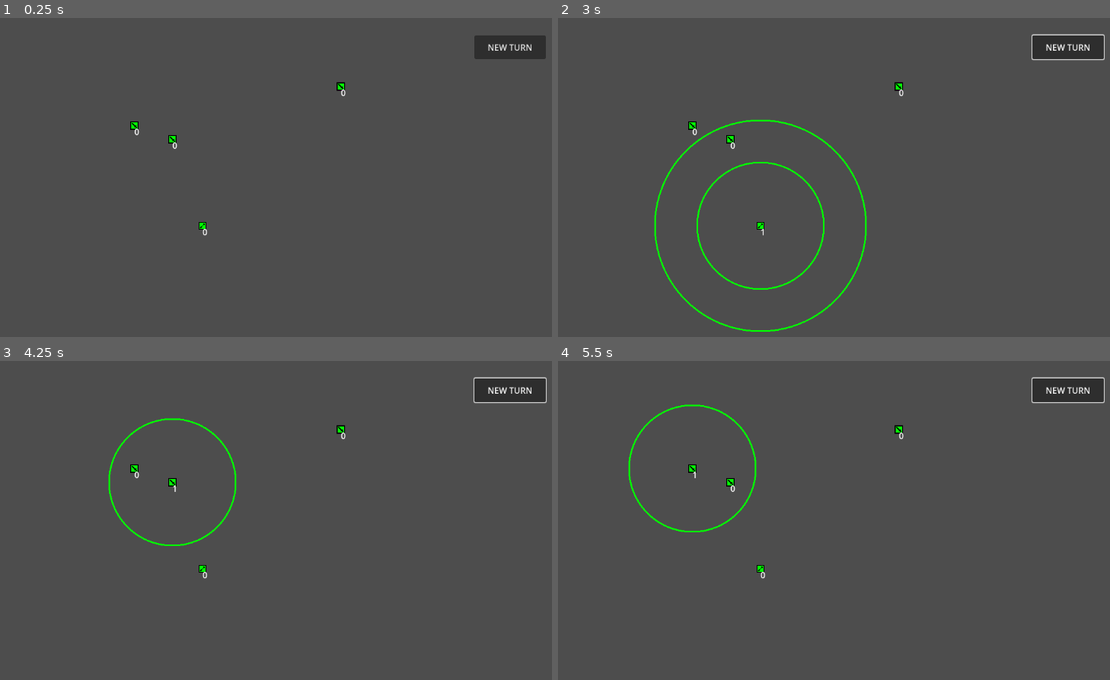
Above: before the commit, frames 1-4 (two rows, left to right).
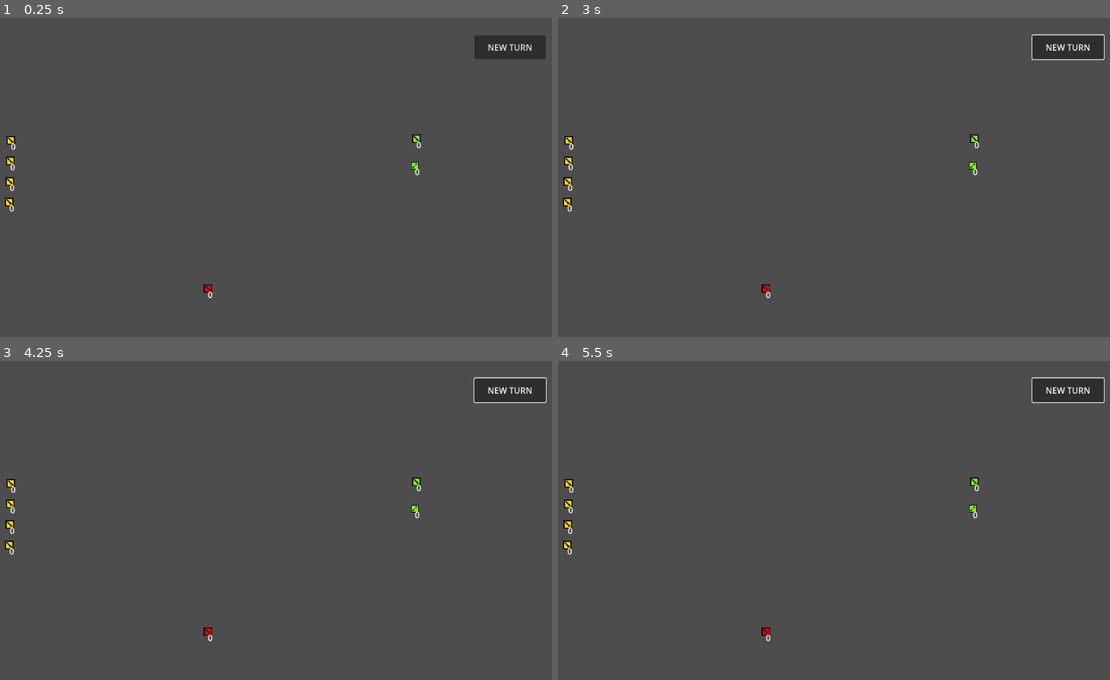
Above: after the commit, the same moments.

Repository: LegionsTheGame/Godot_turnBased
Game: Godot game, scene res://MainScene/scene_main.tscn
Same seed, same stepped clock (60 frames per second), same inputs: the game is played once before the commit and once after it.
Inputs (mouse positions are in pixels of both pictures, inside the frame that each line leads up to):
- Up to frame 1 (0.25 s): no input
- Up to frame 2 (3 s): click "NEW TURN" at 0.5 s; click "NEW TURN" at 1.25 s; click "NEW TURN" at 2 s; tap Enter at 2.75 s; move the mouse to (762, 225) at 2.77 s; press the mouse at (762, 225) at 2.78 s
- Up to frame 3 (4.25 s): tap Space at 3.5 s; move the mouse to (171, 482) at 3.52 s; release the mouse at (171, 482) at 3.53 s; click (171, 482) at 3.6 s
- Up to frame 4 (5.5 s): tap Enter at 4.25 s; move the mouse to (900, 427) at 4.27 s; press the mouse at (900, 427) at 4.28 s; tap Space at 5 s; move the mouse to (690, 469) at 5.02 s; release the mouse at (690, 469) at 5.03 s; click (690, 469) at 5.1 s

The runs differ from the first frame. In frame 1, 0.5% of the frame differs, in the area x 0-77%, y 20-88%; in frame 2, 1.7%, in the area x 0-77%, y 20-99%; in frame 3, 1.0%; in frame 4, 1.0%.

Commit message:
...

Diff:
--- a/LegionsTurnBased42_2/ArcherScene/script_archer.gd
+++ b/LegionsTurnBased42_2/ArcherScene/script_archer.gd
@@ -4,6 +4,7 @@
 var SHOOTING = 6
 
 func _ready():
+	super._ready()
 	$MoveArea/ShootingArea.team_number = team_number
 	$MoveArea/ShootingArea.signalEnemyTargetSelected.connect(recivedSignalEnemyTargetSelected)
 
--- a/LegionsTurnBased42_2/ArmyScene/script_army.gd
+++ b/LegionsTurnBased42_2/ArmyScene/script_army.gd
@@ -14,15 +14,24 @@
 signal signalSelected(army)
 signal signalDone(army)
 
+func _ready():
+	if team_number == 0:
+		$ArmySprite.self_modulate = Color.CHARTREUSE
+	if team_number == 1:
+		$ArmySprite.self_modulate = Color.GOLD
+	if team_number == 2:
+		$ArmySprite.self_modulate = Color.RED
+	pass
+
 
 func _process(delta):
 	var L = (destination - global_position)
 
 	if state == READY:
-		$MoveArea.visible	= false
+		$MoveArea.visible = false
 
 	if state == SELECTED:
-		$MoveArea.visible	= true
+		$MoveArea.visible = true
 		if L.length() > 5 :
 			state = MOVEING
 
@@ -57,10 +66,13 @@
 	pass
 
 func _on_area_entered(area):
-	if area is Army:
+	if area is Army and area.team_number != team_number:
 		global_position -= 3*velocity
 		$AnimationPlayer.play("explotion")
 		if area.is_moveing(): area.set_fighting()
+	if area is Army and area.team_number == team_number and velocity != Vector2.ZERO:
+		global_position -= 3*velocity
+		state = DONE_SIGNAL
 	pass
 
 func _on_animation_player_animation_finished(anim_name):
--- a/LegionsTurnBased42_2/MainScene/scene_main.tscn
+++ b/LegionsTurnBased42_2/MainScene/scene_main.tscn
@@ -12,17 +12,29 @@
 [node name="Armies" type="Node2D" parent="."]
 
 [node name="ArcherScene" parent="Armies" instance=ExtResource("3_fg2sj")]
-position = Vector2(-106, 80)
+position = Vector2(296, -34)
 
-[node name="SceneArmy3" parent="Armies" instance=ExtResource("2_2m1ud")]
-position = Vector2(-163, -84)
+[node name="SceneArmy2_2" parent="Armies" instance=ExtResource("2_2m1ud")]
+position = Vector2(299, -85)
+
+[node name="SceneArmy2_1" parent="Armies" instance=ExtResource("2_2m1ud")]
+position = Vector2(-96, 199)
 team_number = 2
 
-[node name="SceneArmy2" parent="Armies" instance=ExtResource("2_2m1ud")]
-position = Vector2(156, -184)
+[node name="SceneArmy1_4" parent="Armies" instance=ExtResource("2_2m1ud")]
+position = Vector2(-471, -4)
+team_number = 1
 
-[node name="SceneArmy1" parent="Armies" instance=ExtResource("2_2m1ud")]
-position = Vector2(-235, -110)
+[node name="SceneArmy1_3" parent="Armies" instance=ExtResource("2_2m1ud")]
+position = Vector2(-472, 35)
+team_number = 1
+
+[node name="SceneArmy1_2" parent="Armies" instance=ExtResource("2_2m1ud")]
+position = Vector2(-470, -43)
+team_number = 1
+
+[node name="SceneArmy1_1" parent="Armies" instance=ExtResource("2_2m1ud")]
+position = Vector2(-469, -82)
 team_number = 1
 
 [node name="ResetTurn" type="Button" parent="."]
--- a/LegionsTurnBased42_2/globals.gd
+++ b/LegionsTurnBased42_2/globals.gd
@@ -1 +1,3 @@
 extends Node
+
+enum { READY, SELECTED , MOVEING , FIGHTING, SHOOTING, DONE_SIGNAL, DONE }
Binary file changed: LegionsTurnBased42_2/ArcherScene/sprite_archer.png
Binary file changed: LegionsTurnBased42_2/ArmyScene/sprite_army.png
Not shown, added: LegionsTurnBased42_2/ArcherScene/sprite_archer.png.pxo
Not shown, added: LegionsTurnBased42_2/ArmyScene/sprite_army.png.pxo
